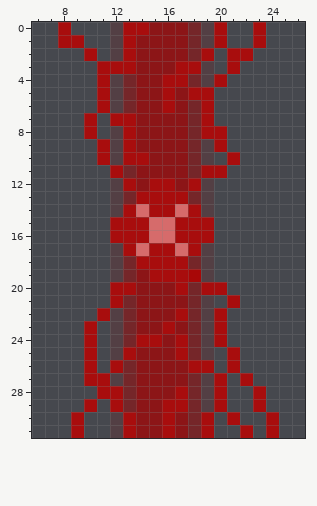
Pixel-art sprite -- Assets/Sprites/MapElements/damagingBarrier.png. That is the earlier state.
The file is 32x32 pixels. Shown: x 6..26, y 0..31.
New version:
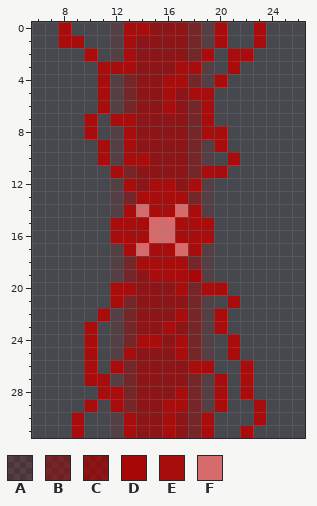
Palette (. is transparent): A #a8000021  B #a8000079  C #a80000b5  D #a80707  E #a80d0d  F #d66b6b
The edit:
@@ x 18..26 @@
 23 BAE......
-24 BAE......
+24 BA.E.....
 25 BA.E.....
-26 EE.E.....
+26 EE..E....
 27 BAE.E....
-28 BAE..E...
+28 BAE.E....
 29 BAE..E...
-30 BE.E..E..
-31 BE..E.E..
+30 BE...E...
+31 BE..E....
Where, in picture pixels (left, top, right, bottom), the same in both pictures:
changed: (214, 334, 279, 438)
